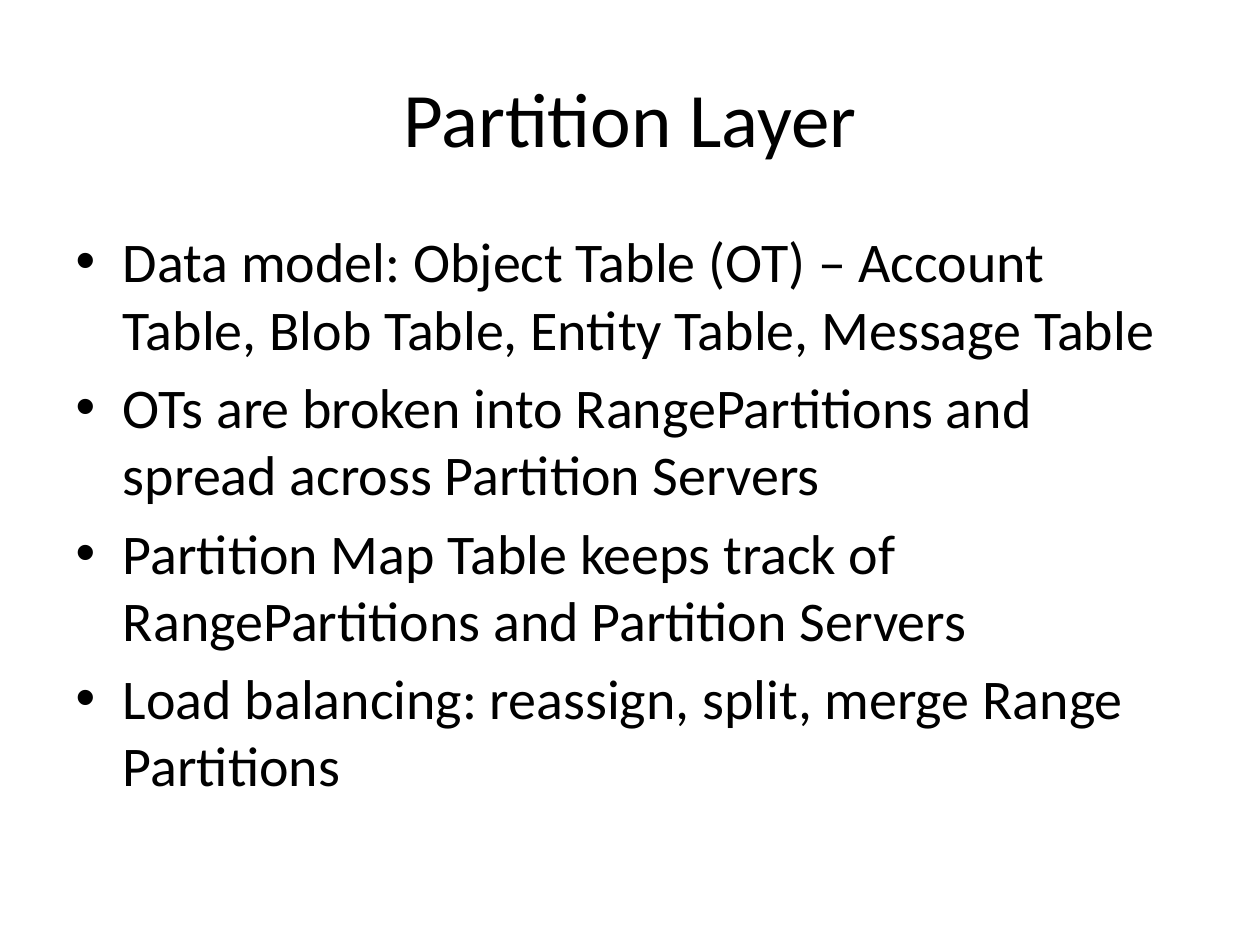
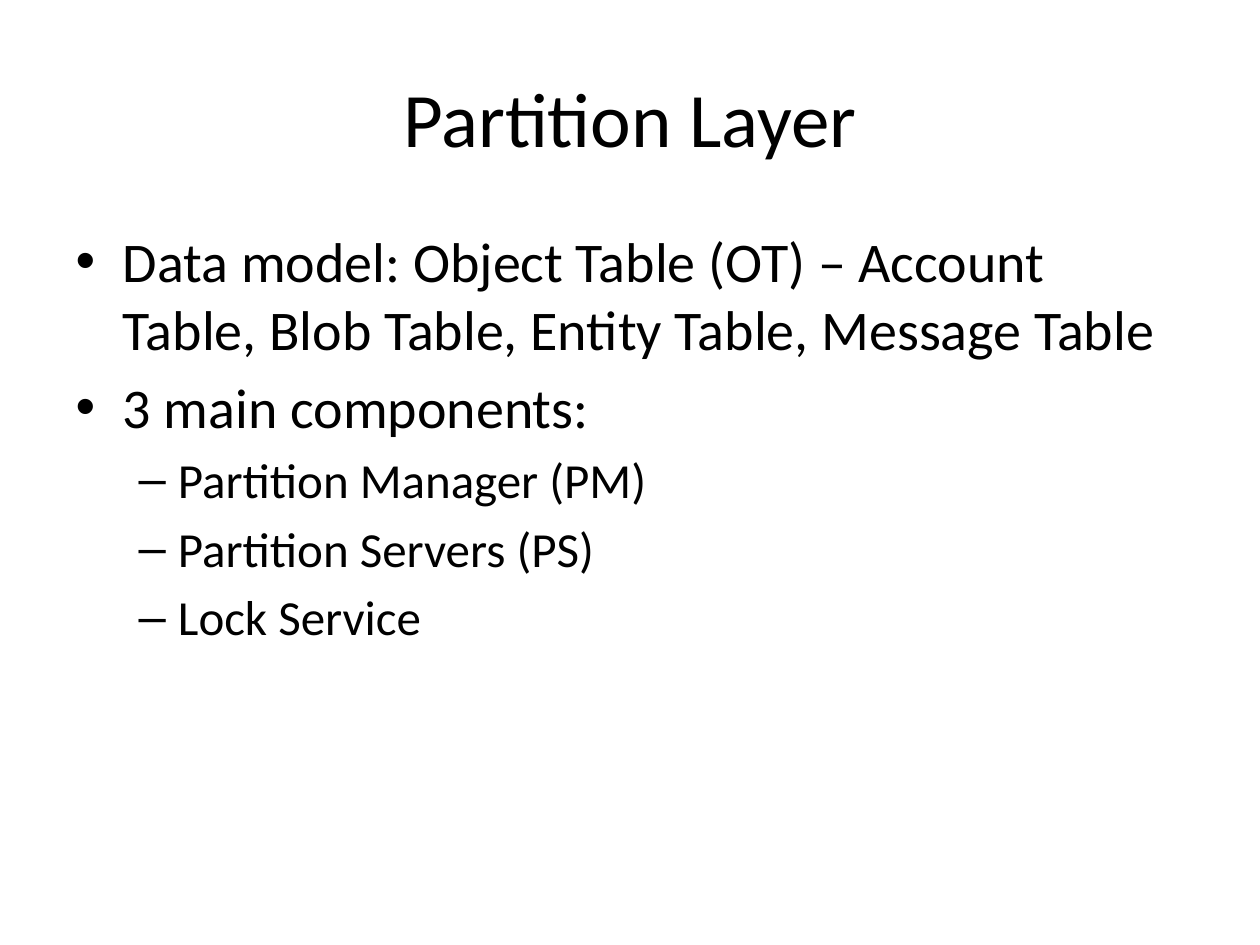
Before and after one commit to pnquanganh/distributed-storage-system, a slide deck: slide 4 of Paper Presentation/Partition layer.pptx. Drawn at 1260x945 pixels with LibreOffice and Linux fonts; fonts in the diff are those of the drawing. Boxes give left, top, right and bottom in pixels: in the first picture for what was removed or moved away, otherwise in the second. Text is boxed around its words. In the diff, an @@ line names an element or a change of style, - is before the commit and + after.

```diff
--- a/Paper Presentation/Partition layer.pptx
+++ b/Paper Presentation/Partition layer.pptx
@@ text at [123,389,646,636]: text changed; size 32 to 28 pt @@
-• OTs are broken into RangePartitions and spread across Partition Servers
-• Partition Map Table keeps track of RangePartitions and Partition Servers
-• Load balancing: reassign, split, merge Range Partitions
+• 3 main components:
+  – Partition Manager (PM)
+  – Partition Servers (PS)
+  – Lock Service
```
Also in this commit, not shown: 2 other slides changed, 1 slide added, 1 slide removed.
